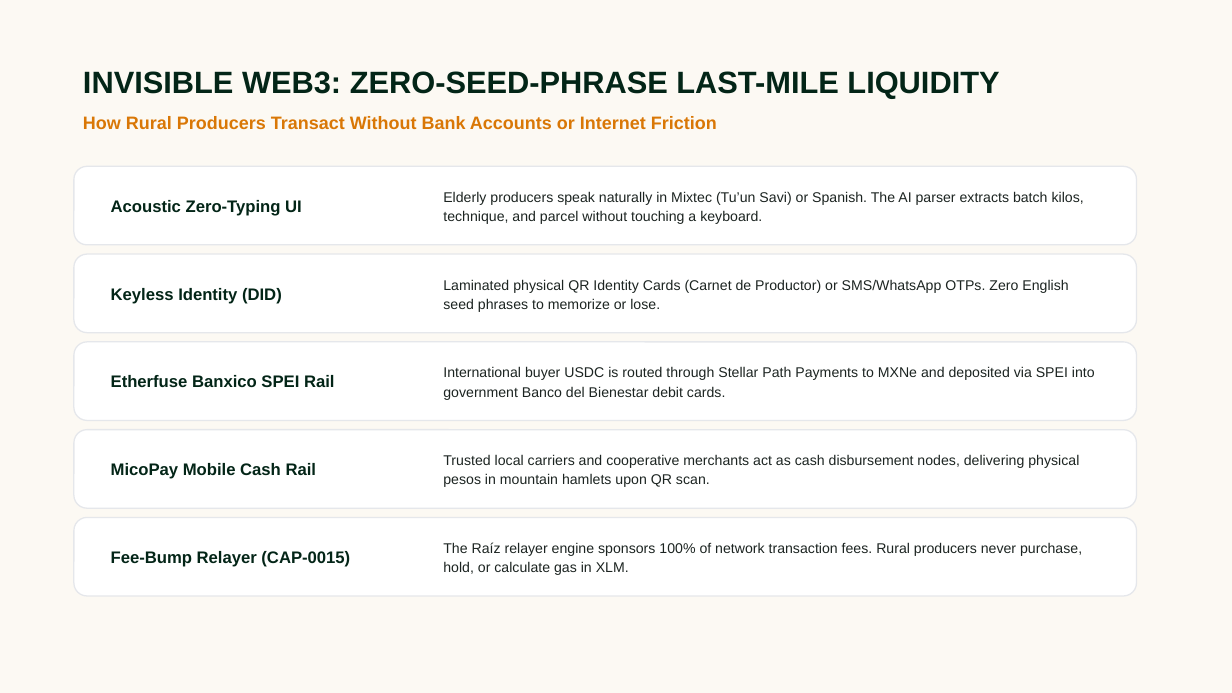
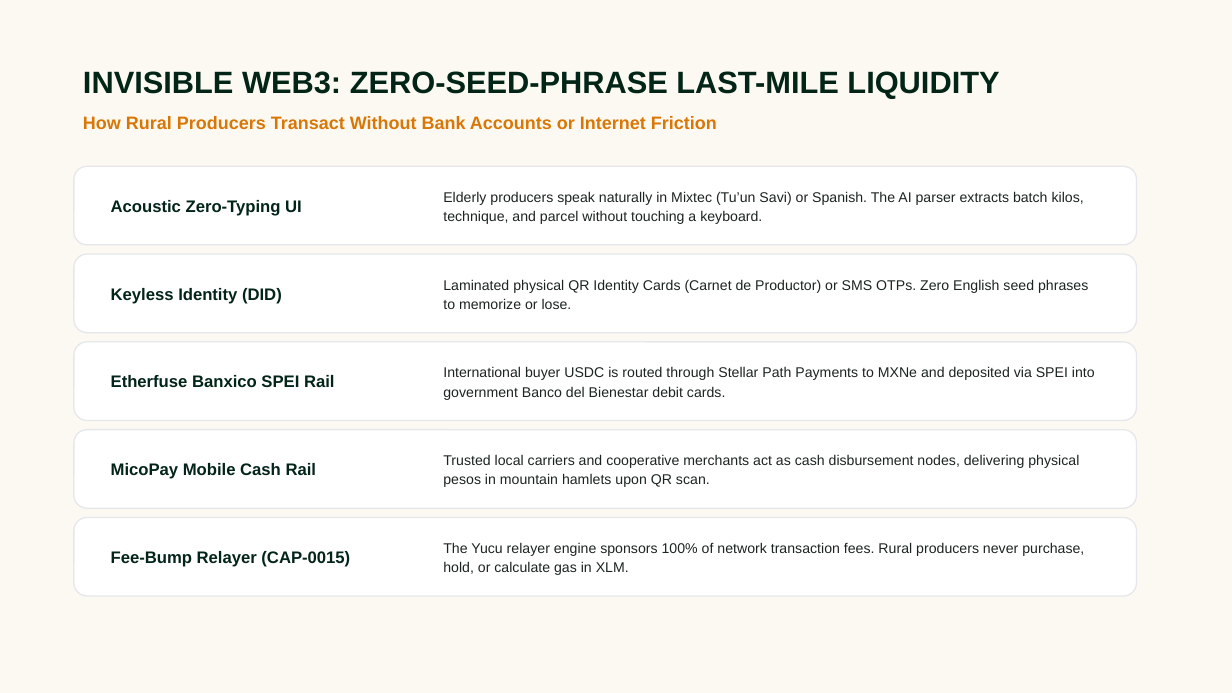
Before and after one commit to EdgarExa/raiz, a slide deck: slide 10 of public/Raiz_Protocol_Stellar_PitchDeck.pptx. Drawn at 1232x693 pixels with LibreOffice and Linux fonts; fonts in the diff are those of the drawing. Boxes give left, top, right and bottom in pixels: in the first picture for what was removed or moved away, otherwise in the second. Text is boxed around its words. In the diff, an @@ line names an element or a change of style, - is before the commit and + after.

```diff
--- a/public/Raiz_Protocol_Stellar_PitchDeck.pptx
+++ b/public/Raiz_Protocol_Stellar_PitchDeck.pptx
@@ text at <box>443,279,1088,309</box>: text changed @@
-Laminated physical QR Identity Cards (Carnet de Productor) or SMS/WhatsApp OTPs. Zero English seed phrases to memorize or lose.
+Laminated physical QR Identity Cards (Carnet de Productor) or SMS OTPs. Zero English seed phrases to memorize or lose.
@@ text at <box>443,542,1084,575</box>: text changed @@
-The Raíz relayer engine sponsors 100% of network transaction fees. Rural producers never purchase, hold, or calculate gas in XLM.
+The Yucu relayer engine sponsors 100% of network transaction fees. Rural producers never purchase, hold, or calculate gas in XLM.
```
Also in this commit, not shown: 9 other slides changed, 53 other files.
